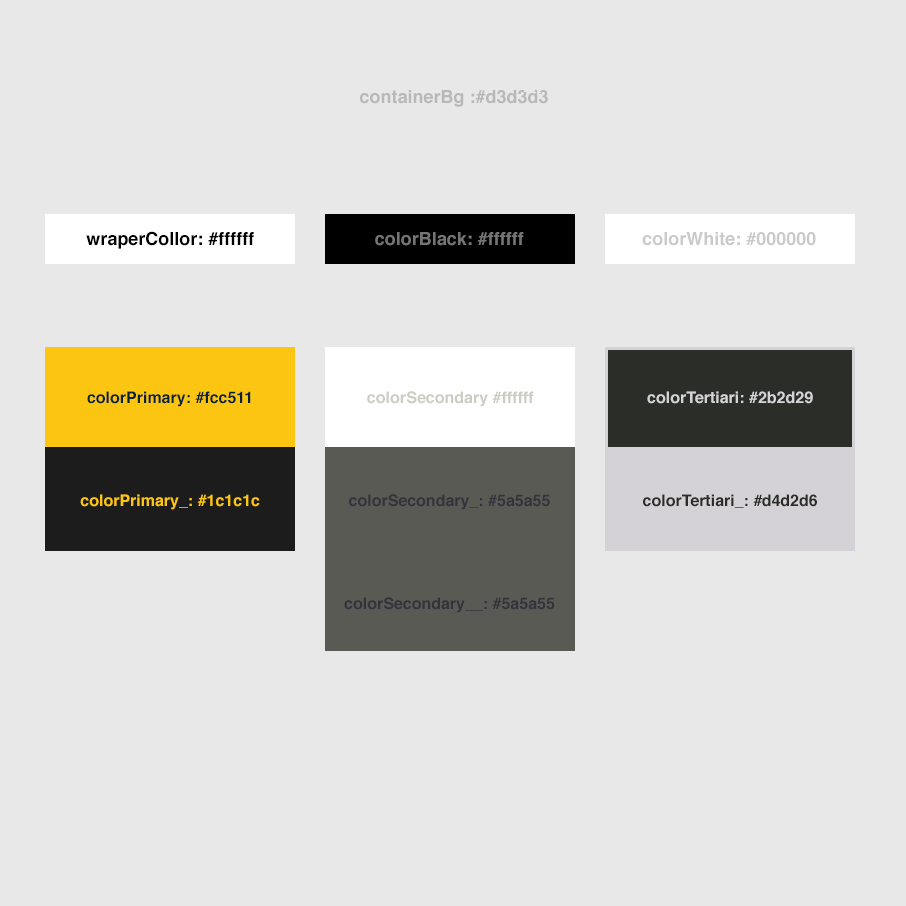
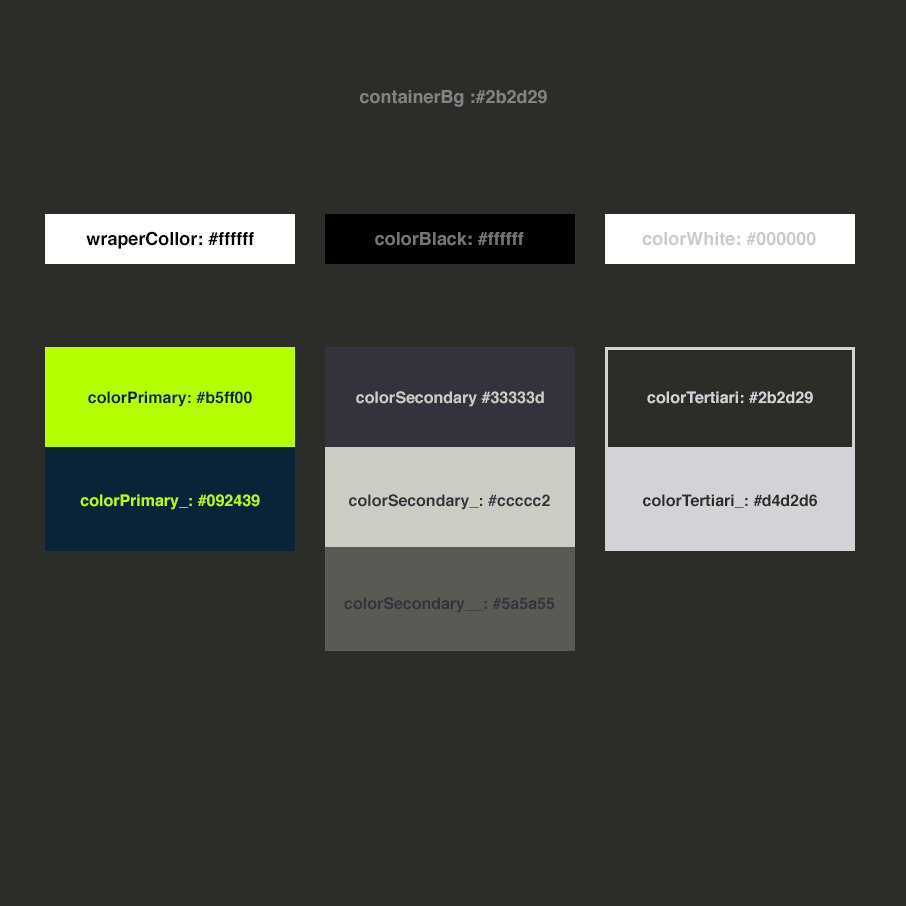
Layers edited between the first and the second 906px x 906px image:
hid group "juve" (26 layers) over box(0, 0, 906, 906)
painted on "containerBg :#d3d3d3" over box(523, 91, 542, 93)
